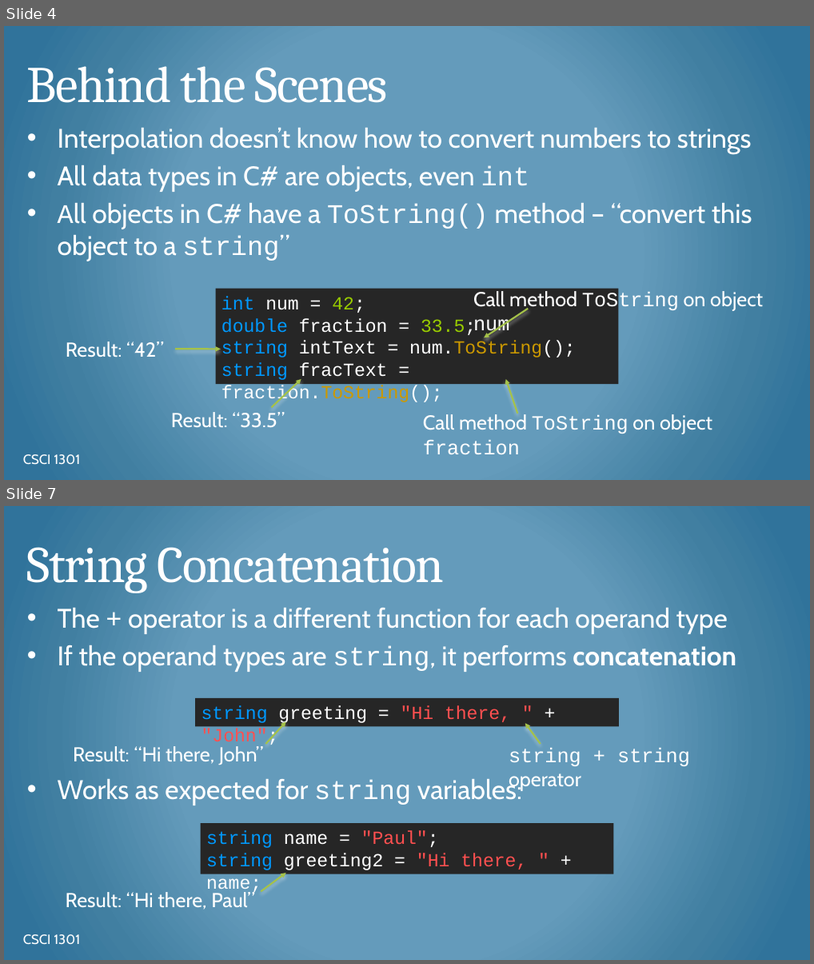
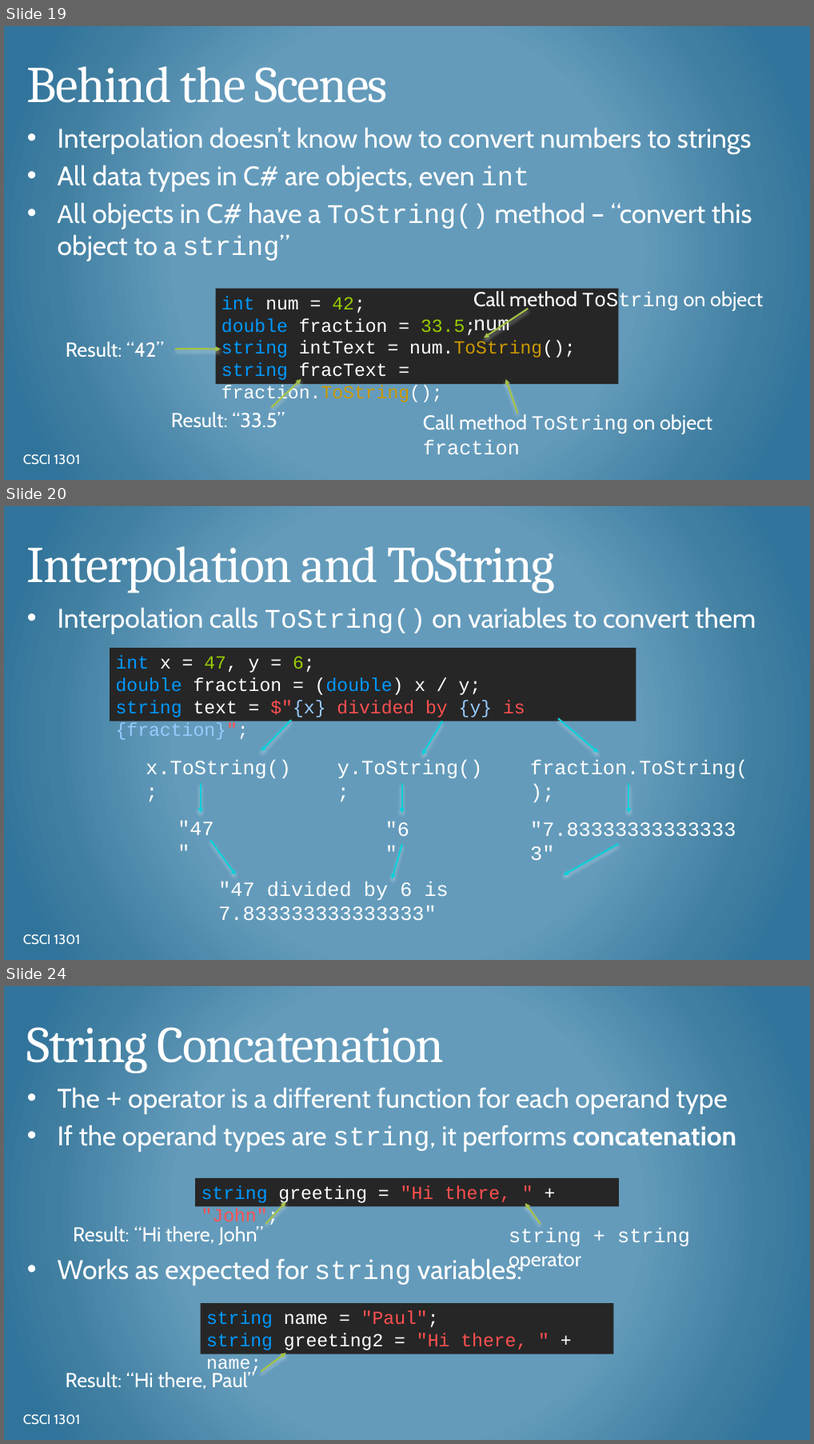
Before and after one commit to csci-1301/csci-1301.github.io, a slide deck: lectures/050_reading_and_displaying/Input-Output-Concatenation.pptx. Shown one above the other, each under a label of ours: slides 4 and 7 before the commit, slides 19, 20 and 24 after it; the slides between them are not shown. The pictures are 814x964 and 814x1444 pixels, drawn with LibreOffice and Linux fonts; fonts in the diff are those of the drawing; background and template pictures are left out. Boxes give left, top, right and bottom in pixels: in the first picture for what was removed or moved away, otherwise in the second. Text is boxed around its words. In the diff, an @@ line names an element or a change of style, - is before the commit and + after.

```diff
--- a/lectures/050_reading_and_displaying/Input-Output-Concatenation.pptx
+++ b/lectures/050_reading_and_displaying/Input-Output-Concatenation.pptx
@@ slide 20 added at (4, 506, 810, 960), background gradient #659ABC to #427FA1 to #30759B @@
@@ title added at (27, 546, 555, 593), 61 pt, text #FFFFFF @@
+Interpolation and ToString
@@ text added at (58, 608, 756, 634), 32 pt, text #FFFFFF @@
+• Interpolation calls ToString() on variables to convert them
@@ rectangle added at (110, 648, 636, 720), fill #262626, 22 pt, text #FFFFFF @@
+int x = 47, y = 6;
+double fraction = (double) x / y;
+string text = $"{x} divided by {y} is {fraction}";
@@ arrow added from (291, 720) to (261, 751), #0BD0D9 2 pt @@
@@ arrow added from (442, 720) to (422, 755), #0BD0D9 2 pt @@
@@ arrow added from (558, 718) to (598, 753), #0BD0D9 2 pt @@
@@ text added at (146, 759, 291, 778), 24 pt, text #FFFFFF @@
+x.ToString();
@@ text added at (338, 759, 483, 778), 24 pt, text #FFFFFF @@
+y.ToString();
@@ text added at (530, 759, 748, 778), 24 pt, text #FFFFFF @@
+fraction.ToString();
@@ arrow added from (201, 783) to (201, 813), #0BD0D9 2 pt @@
@@ arrow added from (402, 783) to (402, 813), #0BD0D9 2 pt @@
@@ arrow added from (629, 783) to (629, 813), #0BD0D9 2 pt @@
@@ text added at (178, 820, 214, 842), 24 pt, text #FFFFFF @@
+"47"
@@ arrow added from (210, 840) to (236, 875), #0BD0D9 2 pt @@
@@ text added at (386, 821, 410, 836), 24 pt, text #FFFFFF @@
+"6"
@@ arrow added from (402, 844) to (392, 880), #0BD0D9 2 pt @@
@@ arrow added from (618, 844) to (563, 875), #0BD0D9 2 pt @@
@@ text added at (218, 880, 449, 900), 24 pt, text #FFFFFF @@
+"47 divided by 6 is 7.833333333333333"
@@ text added at (218, 904, 436, 920), 24 pt, text #FFFFFF @@
+"7.833333333333333"
@@ text added at (23, 934, 80, 944), 16 pt, text #FFFFFF @@
+CSCI 1301
@@ what was slide 4 is now slide 19 @@
@@ what was slide 7 is now slide 24 @@
```
Also in this commit, not shown: 10 slides changed, 12 other slides added, 1 slide removed, 1 other file.
